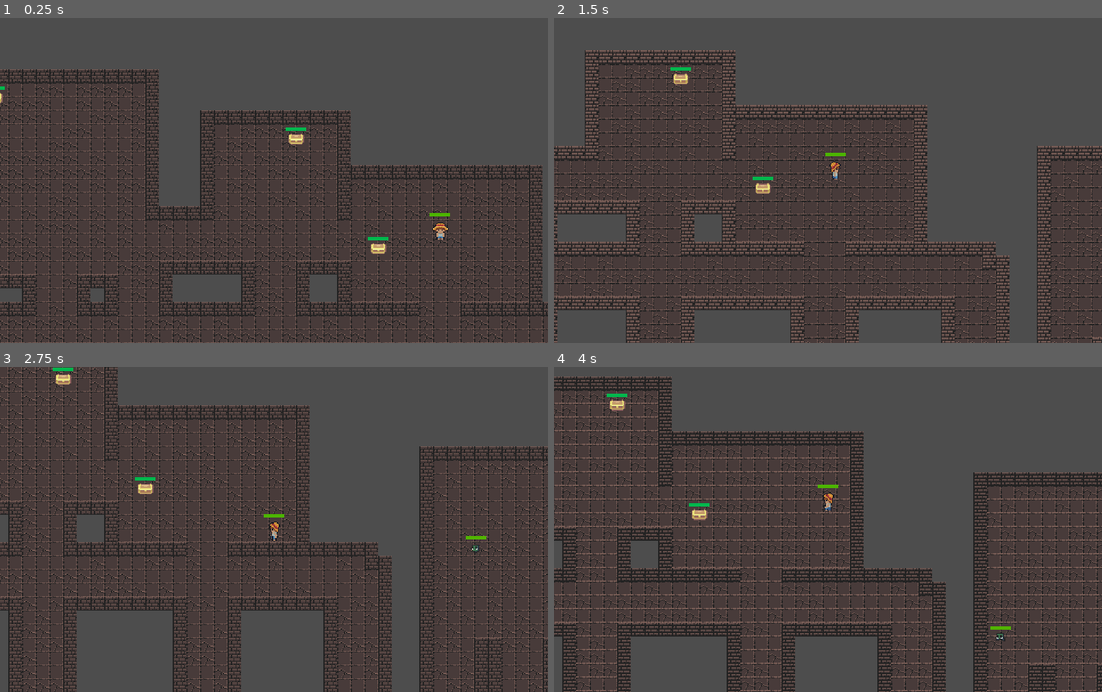
Above: before the commit, frames 1-4 (two rows, left to right).
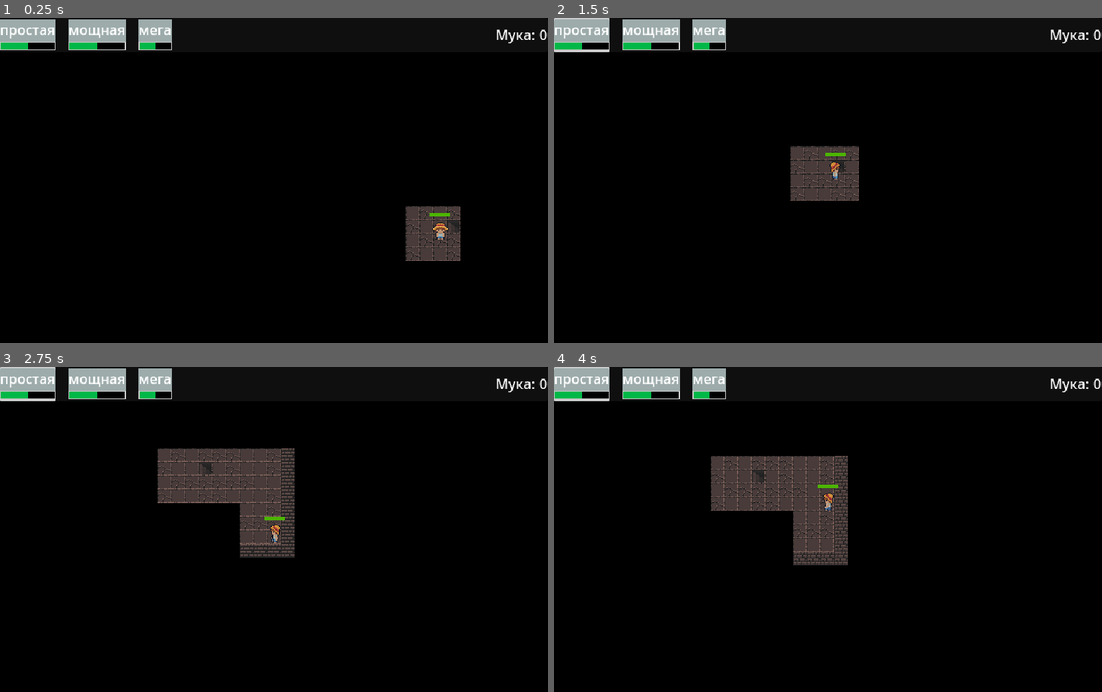
Above: after the commit, the same moments.

Repository: IlyaIgn/FirstRPG
Game: Godot game, scene res://scenes/level/level.tscn
The game is run twice, just before and just after one commit, with the same random seed, the same clock (stepped at 60 frames per second) and the same inputs.
Inputs (mouse positions are in pixels of both pictures, inside the frame that each line leads up to):
- Up to frame 1 (0.25 s): no input
- Up to frame 2 (1.5 s): click (581, 34) at 0.52 s; move the mouse to (948, 164) at 1.27 s; press the mouse at (948, 164) at 1.28 s; hold D (move_right) from 1.28 s (still down)
- Up to frame 3 (2.75 s): move the mouse to (164, 545) at 2.02 s; release D (move_right) at 2.03 s; release the mouse at (164, 545) at 2.03 s; hold S (move_down) from 2.03 s (still down); click (164, 545) at 2.1 s
- Up to frame 4 (4 s): move the mouse to (882, 458) at 2.77 s; release S (move_down) at 2.78 s; press the mouse at (882, 458) at 2.78 s; hold D (move_right) 2.78-3.53 s; move the mouse to (800, 594) at 3.52 s; release the mouse at (800, 594) at 3.53 s; hold W (move_up) from 3.53 s (still down); click (800, 594) at 3.6 s

The runs differ from the first frame. In frame 1, 98% of the frame differs, in the area x 0-100%, y 0-100%; in frame 2, 98%; in frame 3, 97%; in frame 4, 97%.

Commit message:
test ui, rotate, gates, enter

Diff:
--- a/scenes/level/level.gd
+++ b/scenes/level/level.gd
@@ -5,10 +5,13 @@
 @onready var player: CharacterBody2D = $Player
 @onready var lvl_generator: Node2D = $LvlGenerator
 
+@export var end_screen : PackedScene
+
 const SHADOW_OFF_TILE = Vector2i(24,16)
 
 func _ready() -> void:
 	lvl_generator.generate_lootbox()
+	player.healt_manager.died.connect(_on_died)
 	pass
 
 func clear_shadow():
@@ -27,3 +30,7 @@
 
 func get_new_mob_pos():
 	return lvl_generator.get_new_mob_pos()
+
+func _on_died():
+	var end_screen_instance = end_screen.instantiate()
+	get_parent().add_child(end_screen_instance)
--- a/scenes/level/level.tres
+++ b/scenes/level/level.tres
@@ -129,6 +129,7 @@
 1:6/0 = 0
 2:6/0 = 0
 3:6/0 = 0
+3:6/0/terrain_set = 0
 4:6/0 = 0
 5:6/0 = 0
 6:6/0 = 0
--- a/scenes/level/level.tscn
+++ b/scenes/level/level.tscn
@@ -1,17 +1,20 @@
-[gd_scene load_steps=9 format=3 uid="uid://ddds6n5ljheaj"]
+[gd_scene load_steps=11 format=3 uid="uid://ddds6n5ljheaj"]
 
 [ext_resource type="TileSet" uid="uid://b51c68ikrsa5l" path="res://scenes/level/level.tres" id="1_h3e3j"]
 [ext_resource type="Script" uid="uid://coek3tvtsqo2y" path="res://scenes/level/level.gd" id="1_wcngd"]
 [ext_resource type="PackedScene" uid="uid://ce2kepi2tpbxv" path="res://scenes/objects/player/Player.tscn" id="2_nbgty"]
+[ext_resource type="PackedScene" uid="uid://do6r6seeqg7h3" path="res://scenes/ui/EndScreen.tscn" id="2_sytrn"]
 [ext_resource type="PackedScene" uid="uid://cl3llyp26ag5j" path="res://scenes/objects/mob/Mob.tscn" id="3_i166f"]
 [ext_resource type="PackedScene" uid="uid://s0la73bw4xt4" path="res://scenes/managers/spawner/MobSpawner.tscn" id="3_l1x8v"]
 [ext_resource type="PackedScene" uid="uid://go7dfpq4fkic" path="res://scenes/managers/flour/flour_manager.tscn" id="5_hnne4"]
 [ext_resource type="PackedScene" uid="uid://dbkajr0njymw7" path="res://scenes/objects/lootbox/lootbox.tscn" id="6_wcngd"]
 [ext_resource type="Script" uid="uid://l2hlqu6io4jh" path="res://scenes/level/lvl_generator.gd" id="8_xv074"]
+[ext_resource type="PackedScene" uid="uid://bpuqouqmwa2e5" path="res://scenes/ui/lvl_storage/Inventory.tscn" id="10_tf2q7"]
 
 [node name="level" type="Node" node_paths=PackedStringArray("tilemap_shadow")]
 script = ExtResource("1_wcngd")
 tilemap_shadow = NodePath("TileMapLayerShadow")
+end_screen = ExtResource("2_sytrn")
 
 [node name="LvlGenerator" type="Node2D" parent="." node_paths=PackedStringArray("tilemap", "player", "tilemap_shadow")]
 script = ExtResource("8_xv074")
@@ -24,7 +27,6 @@
 tile_set = ExtResource("1_h3e3j")
 
 [node name="TileMapLayerShadow" type="TileMapLayer" parent="."]
-visible = false
 z_index = 10
 tile_set = ExtResource("1_h3e3j")
 
@@ -36,4 +38,5 @@
 
 [node name="Player" parent="." instance=ExtResource("2_nbgty")]
 position = Vector2(45, 38)
-safe_margin = 20.0
+
+[node name="Inventory" parent="." instance=ExtResource("10_tf2q7")]
--- a/scenes/level/lvl_generator.gd
+++ b/scenes/level/lvl_generator.gd
@@ -4,16 +4,17 @@
 @export var player: CharacterBody2D
 @export var lootbox: PackedScene
 @export var tilemap_shadow: TileMapLayer
-#@export var noise: FastNoiseLite
 
+const ENTER_TILE = Vector2i(5,12)
 var FLOOR_TILE = Vector2i(2,4)
 const WALL_TILE = Vector2i(1,1)
+const GATE_TILE = Vector2i(6,9)
 const SHADOW_ON_TILE = Vector2i(22,16)
 
 var main_rooms : Array[Rect2]
 const DUNGEON_WIDTH = 80
 const DUNGEON_HEIGHT = 80
-enum TileType { EMPTY, FLOOR, WALL }
+enum TileType { EMPTY, FLOOR, WALL, GATE }
 var dungeon_grid = []
 
 func _ready() -> void:
@@ -24,15 +25,9 @@
 	return Vector2i(DUNGEON_WIDTH, DUNGEON_HEIGHT)
 
 func get_new_mob_pos():
-	var player_room : Rect2
-	for room in main_rooms:
-		if room.has_point(player.position):
-			player_room = room
-
-	var room_num = randi_range(0, main_rooms.size() - 1 )
-	while main_rooms[room_num] == player_room:
-		room_num = randi_range(0, main_rooms.size() - 1)
-	return main_rooms[room_num].get_center() * 16
+	var room_num = randf_range(0, main_rooms.size()-1)
+	var spawn_pos = Vector2(main_rooms[room_num].position.x+1,main_rooms[room_num].position.y+1) * 16
+	return spawn_pos + Vector2(8,8)
 
 func generate_dungeon():
 	dungeon_grid = []
@@ -63,6 +58,7 @@
 			for iy in range(y, y + h):
 				for ix in range(x, x + w):
 					dungeon_grid[iy][ix] = TileType.FLOOR
+			dungeon_grid[y+1][x+1] = TileType.GATE
 
 			if rooms.size() > 1:
 				var prev = rooms[rooms.size() - 2].get_center()
@@ -75,22 +71,19 @@
 
 func generate_lootbox():
 	for room in main_rooms:
-		var spawn_x = randi_range(room.position.x, room.position.x + room.size.x)
-		var spawn_y = randi_range(room.position.y, room.position.y + room.size.y)
+		var spawn_x = randf_range(room.position.x + 0.5, room.position.x + room.size.x - 0.5)
+		var spawn_y = randf_range(room.position.y + 2, room.position.y + room.size.y - 0.5)
 
 		var rotate_val = 0
 
-		if spawn_x == room.position.x:
-			spawn_x += 1
+		spawn_y =  room.position.y + room.size.y - 0.5
+
+		if spawn_x == room.position.x + 0.5:
 			rotate_val = -90
-		elif spawn_x == room.position.x + room.size.x:
-			spawn_x -= 1
+		elif spawn_x == room.position.x + room.size.x - 0.5:
 			rotate_val = 90
 
-		if spawn_y == room.position.y:
-			spawn_y += 0.5
-		elif spawn_y == room.position.y + room.size.y:
-			spawn_y -= 0.5
+		if spawn_y == room.position.y + room.size.y - 0.5:
 			rotate_val = 180
 
 		var lootbox_point = Vector2(spawn_x, spawn_y)
@@ -152,19 +145,23 @@
 					tilemap.set_cell(Vector2i(x, y), 0, FLOOR_TILE)
 				TileType.WALL:
 					tilemap.set_cell(Vector2i(x, y), 0, WALL_TILE)
+				TileType.GATE:
+					tilemap.set_cell(Vector2i(x, y), 0, GATE_TILE)
 			tilemap_shadow.set_cell(Vector2i(x, y), 1, SHADOW_ON_TILE)
 
 func create_closet(lootbox_pos : Vector2, rotate_val : int = 0):
 	var lootbox_instance = lootbox.instantiate() as Node2D
 	get_parent().add_child(lootbox_instance)
 	lootbox_instance.global_position = lootbox_pos * 16
-	lootbox_instance.rotation = rotate_val
+	lootbox_instance.rotate(deg_to_rad(rotate_val))
 
 func place_player():
-	player.position = main_rooms.pick_random().get_center() * 16
+	var room_center_pos =  main_rooms.pick_random().get_center() * 16
+	player.position = room_center_pos
+	tilemap.set_cell((room_center_pos / 16) + Vector2(1,-1), 0, ENTER_TILE)
 
 func create_dungeon():
 	main_rooms = generate_dungeon()
-	place_player()
 	add_walls()
 	render_dungeon()
+	place_player()
--- a/scenes/managers/spawner/mob_spawner.gd
+++ b/scenes/managers/spawner/mob_spawner.gd
@@ -8,6 +8,6 @@
 		return
 
 	var spawn_pos = get_parent().get_new_mob_pos()
-	var enemy = mob_scene.instantiate() as Node2D
+	var enemy = mob_scene.instantiate()
 	enemy.global_position = spawn_pos
 	get_parent().add_child(enemy)
--- a/scenes/objects/mob/Mob.tscn
+++ b/scenes/objects/mob/Mob.tscn
@@ -6,13 +6,9 @@
 [ext_resource type="Texture2D" uid="uid://crw4vspxkl762" path="res://assets/Character/mobs/goblin_idle_anim_f1.png" id="3_wec7m"]
 [ext_resource type="Texture2D" uid="uid://cggmdducqq4dr" path="res://assets/Character/mobs/goblin_idle_anim_f2.png" id="4_i8tx3"]
 [ext_resource type="Texture2D" uid="uid://dn3eg1f2ll5as" path="res://assets/Character/mobs/goblin_idle_anim_f3.png" id="5_vhs1m"]
-[ext_resource type="Texture2D" uid="uid://ca2fkcvi8tdsg" path="res://assets/Character/mobs/goblin_idle_anim_f0_2.png" id="6_ufv5g"]
 [ext_resource type="Texture2D" uid="uid://yd6auxih51pl" path="res://assets/Character/mobs/goblin_run_anim_f0.png" id="6_vhs1m"]
 [ext_resource type="Texture2D" uid="uid://bqk3yiw25oqm" path="res://assets/Character/mobs/goblin_run_anim_f1.png" id="7_81as3"]
-[ext_resource type="Texture2D" uid="uid://c7h6nfjfxa3xu" path="res://assets/Character/mobs/goblin_idle_anim_f1_2.png" id="7_xka8w"]
 [ext_resource type="Texture2D" uid="uid://ga5xce470lxk" path="res://assets/Character/mobs/goblin_run_anim_f2.png" id="8_4vj78"]
-[ext_resource type="Texture2D" uid="uid://dfybop3dqt4nq" path="res://assets/Character/mobs/goblin_idle_anim_f2_2.png" id="8_onxr1"]
-[ext_resource type="Texture2D" uid="uid://dnceuguxref2o" path="res://assets/Character/mobs/goblin_idle_anim_f3_2.png" id="9_canii"]
 [ext_resource type="Texture2D" uid="uid://c3skrh5b6pgd1" path="res://assets/Character/mobs/goblin_run_anim_f3.png" id="9_j02m4"]
 
 [sub_resource type="CircleShape2D" id="CircleShape2D_u8vuu"]
@@ -42,23 +38,6 @@
 }, {
 "frames": [{
 "duration": 1.0,
-"texture": ExtResource("6_ufv5g")
-}, {
-"duration": 1.0,
-"texture": ExtResource("7_xka8w")
-}, {
-"duration": 1.0,
-"texture": ExtResource("8_onxr1")
-}, {
-"duration": 1.0,
-"texture": ExtResource("9_canii")
-}],
-"loop": true,
-"name": &"lock",
-"speed": 5.0
-}, {
-"frames": [{
-"duration": 1.0,
 "texture": ExtResource("6_vhs1m")
 }, {
 "duration": 1.0,
@@ -80,6 +59,42 @@
 
 [sub_resource type="StyleBoxFlat" id="StyleBoxFlat_ii4pw"]
 bg_color = Color(0.31918353, 0.70595515, 0, 1)
+
+[sub_resource type="Animation" id="Animation_ii4pw"]
+length = 0.001
+tracks/0/type = "value"
+tracks/0/imported = false
+tracks/0/enabled = true
+tracks/0/path = NodePath(".:scale")
+tracks/0/interp = 1
+tracks/0/loop_wrap = true
+tracks/0/keys = {
+"times": PackedFloat32Array(0),
+"transitions": PackedFloat32Array(1),
+"update": 0,
+"values": [Vector2(1, 1)]
+}
+
+[sub_resource type="Animation" id="Animation_giitt"]
+resource_name = "spawn"
+tracks/0/type = "value"
+tracks/0/imported = false
+tracks/0/enabled = true
+tracks/0/path = NodePath(".:scale")
+tracks/0/interp = 1
+tracks/0/loop_wrap = true
+tracks/0/keys = {
+"times": PackedFloat32Array(0, 1),
+"transitions": PackedFloat32Array(1.9318717, 1),
+"update": 0,
+"values": [Vector2(0, 0), Vector2(1, 1)]
+}
+
+[sub_resource type="AnimationLibrary" id="AnimationLibrary_e647x"]
+_data = {
+&"RESET": SubResource("Animation_ii4pw"),
+&"spawn": SubResource("Animation_giitt")
+}
 
 [node name="Mob" type="CharacterBody2D" groups=["Mobs"]]
 collision_layer = 0
@@ -108,7 +123,6 @@
 sprite_frames = SubResource("SpriteFrames_f1ej7")
 animation = &"idle"
 autoplay = "idle"
-frame_progress = 0.039863728
 
 [node name="Timer" type="Timer" parent="."]
 wait_time = 2.0
@@ -126,5 +140,13 @@
 
 [node name="NavigationAgent2D" type="NavigationAgent2D" parent="."]
 
+[node name="AnimationPlayer" type="AnimationPlayer" parent="."]
+libraries = {
+&"": SubResource("AnimationLibrary_e647x")
+}
+
 [connection signal="area_entered" from="Area2D" to="." method="_on_area_2d_area_entered"]
+[connection signal="animation_finished" from="AnimatedSprite2D" to="." method="_on_animated_sprite_2d_animation_finished"]
 [connection signal="timeout" from="Timer" to="." method="_on_timer_timeout"]
+[connection signal="animation_finished" from="AnimationPlayer" to="." method="_on_animation_player_animation_finished"]
+[connection signal="current_animation_changed" from="AnimationPlayer" to="." method="_on_animation_player_current_animation_changed"]
--- a/scenes/objects/mob/mob.gd
+++ b/scenes/objects/mob/mob.gd
@@ -7,38 +7,32 @@
 @export var lock_time_sec : int = 4
 @onready var healt_manager: Node2D = $HealtManager
 @onready var nav_agent: NavigationAgent2D = $NavigationAgent2D
+@onready var animation_player: AnimationPlayer = $AnimationPlayer
 
-var is_lock = false
+var is_lock = true
 
-# Called when the node enters the scene tree for the first time.
 func _ready() -> void:
 	progress_bar.max_value = healt_manager.get_max_health()
 	progress_bar.value = healt_manager.get_max_health()
 	(healt_manager as HealtManager).died.connect(_on_died)
 	(healt_manager as HealtManager).health_change.connect(_on_healt_change)
+	animation_player.play("spawn")
 	pass # Replace with function body.
 
-# Called every frame. 'delta' is the elapsed time since the previous frame.
 func _process(delta: float) -> void:
+	if is_lock:
+		return
+
 	var player = get_tree().get_first_node_in_group("Player") as Node2D
+	if not player:
+		return
+
 	nav_agent.target_position=player.global_position
-	#if need_lock and is_lock:
-		#return
-		#
-	#var direction = move_player()
-	#if direction:
-		#velocity = direction * speed
-		#play_animation(direction)
-		#move_and_slide()
-
-#func move_player():
-	#var player = get_tree().get_first_node_in_group("Player") as Node2D
-	#if player:
-		#return Vector2(player.global_position - global_position).normalized()
-	#else:
-		#return
 
 func _physics_process(delta: float) -> void:
+	if is_lock:
+		return
+
 	if NavigationServer2D.map_get_iteration_id(nav_agent.get_navigation_map()) == 0:
 		return
 
@@ -54,7 +48,6 @@
 	velocity = direction_to_target * speed
 	nav_agent.velocity = direction_to_target * speed
 	move_and_slide()
-
 
 func play_animation(direction: Vector2):
 	var animation_sprite : AnimatedSprite2D = get_node("AnimatedSprite2D")
@@ -92,3 +85,7 @@
 func _on_died() -> void:
 	queue_free()
 	pass # Replace with function body.
+
+func _on_animation_player_animation_finished(anim_name: StringName) -> void:
+	if anim_name == "spawn":
+		is_lock = false;
--- a/scenes/objects/player/Player.tscn
+++ b/scenes/objects/player/Player.tscn
@@ -156,7 +156,7 @@
 nav_agent = NodePath("NavigationAgent2D")
 
 [node name="HealtManager" parent="." instance=ExtResource("2_01b03")]
-max_health = 100
+max_health = 50
 
 [node name="Area2D" type="Area2D" parent="."]
 collision_layer = 17
--- a/scenes/objects/player/player.gd
+++ b/scenes/objects/player/player.gd
@@ -1,4 +1,5 @@
 extends CharacterBody2D
+
 
 @onready var progress_bar: ProgressBar = $ProgressBar
 @onready var healt_manager: Node2D = $HealtManager
@@ -79,5 +80,6 @@
 	pass # Replace with function body.
 
 func _on_died() -> void:
+
 	queue_free()
 	pass # Replace with function body.
--- /dev/null
+++ b/scenes/ui/EndScreen.tscn
@@ -0,0 +1,46 @@
+[gd_scene load_steps=2 format=3 uid="uid://do6r6seeqg7h3"]
+
+[ext_resource type="Script" uid="uid://sch2m5sw7i3s" path="res://scenes/ui/end_screen.gd" id="1_1ad5n"]
+
+[node name="EndScreen" type="CanvasLayer"]
+process_mode = 3
+script = ExtResource("1_1ad5n")
+
+[node name="MarginContainer" type="MarginContainer" parent="."]
+anchors_preset = 15
+anchor_right = 1.0
+anchor_bottom = 1.0
+grow_horizontal = 2
+grow_vertical = 2
+
+[node name="PanelContainer" type="PanelContainer" parent="MarginContainer"]
+layout_mode = 2
+size_flags_horizontal = 4
+size_flags_vertical = 4
+
+[node name="MarginContainer" type="MarginContainer" parent="MarginContainer/PanelContainer"]
+custom_minimum_size = Vector2(200, 150)
+layout_mode = 2
+theme_override_constants/margin_left = 20
+theme_override_constants/margin_top = 20
+theme_override_constants/margin_right = 20
+theme_override_constants/margin_bottom = 20
+
+[node name="VBoxContainer" type="VBoxContainer" parent="MarginContainer/PanelContainer/MarginContainer"]
+layout_mode = 2
+
+[node name="NameLbl" type="Label" parent="MarginContainer/PanelContainer/MarginContainer/VBoxContainer"]
+layout_mode = 2
+size_flags_horizontal = 4
+text = "Game Over"
+
+[node name="RestartBtn" type="Button" parent="MarginContainer/PanelContainer/MarginContainer/VBoxContainer"]
+layout_mode = 2
+text = "Restart"
+
+[node name="QuitBtn" type="Button" parent="MarginContainer/PanelContainer/MarginContainer/VBoxContainer"]
+layout_mode = 2
+text = "Quit"
+
+[connection signal="pressed" from="MarginContainer/PanelContainer/MarginContainer/VBoxContainer/RestartBtn" to="." method="_on_restart_btn_pressed"]
+[connection signal="pressed" from="MarginContainer/PanelContainer/MarginContainer/VBoxContainer/QuitBtn" to="." method="_on_quit_btn_pressed"]
--- /dev/null
+++ b/scenes/ui/end_screen.gd
@@ -0,0 +1,16 @@
+extends CanvasLayer
+class_name EndScreen
+
+func _ready() -> void:
+	get_tree().paused = true
+
+func _on_restart_btn_pressed() -> void:
+	get_tree().paused = false
+	get_tree().change_scene_to_file("res://scenes/level/level.tscn")
+	queue_free()
+	pass # Replace with function body.
+
+
+func _on_quit_btn_pressed() -> void:
+	get_tree().quit()
+	pass # Replace with function body.as
--- /dev/null
+++ b/scenes/ui/lvl_storage/Inventory.tscn
@@ -0,0 +1,126 @@
+[gd_scene load_steps=5 format=3 uid="uid://bpuqouqmwa2e5"]
+
+[ext_resource type="Script" uid="uid://cuemw06nl21uc" path="res://scenes/ui/lvl_storage/label.gd" id="1_eluca"]
+
+[sub_resource type="StyleBoxFlat" id="StyleBoxFlat_h0ljs"]
+bg_color = Color(0.6157306, 0.6724, 0.67024416, 1)
+
+[sub_resource type="StyleBoxFlat" id="StyleBoxFlat_eehlc"]
+bg_color = Color(0, 0, 0, 1)
+border_width_left = 1
+border_width_top = 1
+border_width_right = 1
+border_width_bottom = 1
+border_color = Color(0.8217887, 0.8217887, 0.8217885, 1)
+
+[sub_resource type="StyleBoxFlat" id="StyleBoxFlat_eluca"]
+bg_color = Color(0, 0.72253454, 0.28125608, 1)
+border_width_left = 1
+border_width_top = 1
+border_width_bottom = 1
+
+[node name="Inventory" type="CanvasLayer"]
+
+[node name="MarginContainer" type="MarginContainer" parent="."]
+anchors_preset = 15
+anchor_right = 1.0
+anchor_bottom = 1.0
+grow_horizontal = 2
+grow_vertical = 2
+
+[node name="PanelContainer" type="PanelContainer" parent="MarginContainer"]
+layout_mode = 2
+size_flags_vertical = 0
+
+[node name="MarginContainer" type="MarginContainer" parent="MarginContainer/PanelContainer"]
+custom_minimum_size = Vector2(250, 40)
+layout_mode = 2
+
+[node name="HBoxContainer" type="HBoxContainer" parent="MarginContainer/PanelContainer/MarginContainer"]
+layout_mode = 2
+theme_override_constants/separation = 15
+
+[node name="MarginContainer" type="MarginContainer" parent="MarginContainer/PanelContainer/MarginContainer/HBoxContainer"]
+clip_contents = true
+layout_mode = 2
+theme_override_constants/margin_top = 2
+theme_override_constants/margin_bottom = 2
+
+[node name="first_attack" type="Button" parent="MarginContainer/PanelContainer/MarginContainer/HBoxContainer/MarginContainer"]
+layout_mode = 2
+theme_override_styles/normal = SubResource("StyleBoxFlat_h0ljs")
+
+[node name="Label" type="Label" parent="MarginContainer/PanelContainer/MarginContainer/HBoxContainer/MarginContainer"]
+layout_mode = 2
+size_flags_vertical = 0
+text = "простая"
+
+[node name="ProgressBar" type="ProgressBar" parent="MarginContainer/PanelContainer/MarginContainer/HBoxContainer/MarginContainer"]
+custom_minimum_size = Vector2(0, 10)
+layout_mode = 2
+size_flags_vertical = 8
+theme_override_styles/background = SubResource("StyleBoxFlat_eehlc")
+theme_override_styles/fill = SubResource("StyleBoxFlat_eluca")
+value = 50.0
+show_percentage = false
+
+[node name="MarginContainer2" type="MarginContainer" parent="MarginContainer/PanelContainer/MarginContainer/HBoxContainer"]
+clip_contents = true
+layout_mode = 2
+theme_override_constants/margin_top = 2
+theme_override_constants/margin_bottom = 2
+
+[node name="first_attack" type="Button" parent="MarginContainer/PanelContainer/MarginContainer/HBoxContainer/MarginContainer2"]
+layout_mode = 2
+theme_override_styles/normal = SubResource("StyleBoxFlat_h0ljs")
+
+[node name="Label" type="Label" parent="MarginContainer/PanelContainer/MarginContainer/HBoxContainer/MarginContainer2"]
+layout_mode = 2
+size_flags_vertical = 0
+text = "мощная"
+
+[node name="ProgressBar" type="ProgressBar" parent="MarginContainer/PanelContainer/MarginContainer/HBoxContainer/MarginContainer2"]
+custom_minimum_size = Vector2(0, 10)
+layout_mode = 2
+size_flags_vertical = 8
+theme_override_styles/background = SubResource("StyleBoxFlat_eehlc")
+theme_override_styles/fill = SubResource("StyleBoxFlat_eluca")
+value = 50.0
+show_percentage = false
+
+[node name="MarginContainer3" type="MarginContainer" parent="MarginContainer/PanelContainer/MarginContainer/HBoxContainer"]
+clip_contents = true
+layout_mode = 2
+theme_override_constants/margin_top = 2
+theme_override_constants/margin_bottom = 2
+
+[node name="first_attack" type="Button" parent="MarginContainer/PanelContainer/MarginContainer/HBoxContainer/MarginContainer3"]
+layout_mode = 2
+theme_override_styles/normal = SubResource("StyleBoxFlat_h0ljs")
+
+[node name="Label" type="Label" parent="MarginContainer/PanelContainer/MarginContainer/HBoxContainer/MarginContainer3"]
+layout_mode = 2
+size_flags_vertical = 0
+text = "мега"
+
+[node name="ProgressBar" type="ProgressBar" parent="MarginContainer/PanelContainer/MarginContainer/HBoxContainer/MarginContainer3"]
+custom_minimum_size = Vector2(0, 10)
+layout_mode = 2
+size_flags_vertical = 8
+theme_override_styles/background = SubResource("StyleBoxFlat_eehlc")
+theme_override_styles/fill = SubResource("StyleBoxFlat_eluca")
+value = 50.0
+show_percentage = false
+
+[node name="HBoxContainer2" type="HBoxContainer" parent="MarginContainer/PanelContainer/MarginContainer"]
+layout_mode = 2
+size_flags_horizontal = 8
+
+[node name="Label2" type="Label" parent="MarginContainer/PanelContainer/MarginContainer/HBoxContainer2"]
+layout_mode = 2
+text = "Мука:"
+
+[node name="Label" type="Label" parent="MarginContainer/PanelContainer/MarginContainer/HBoxContainer2"]
+layout_mode = 2
+text = "0"
+script = ExtResource("1_eluca")
--- /dev/null
+++ b/scenes/ui/lvl_storage/label.gd
@@ -0,0 +1,15 @@
+extends Label
+
+var flour_count = 0
+
+# Called when the node enters the scene tree for the first time.
+func _ready() -> void:
+	Global.flour_collected.connect(_on_flour_change)
+	pass # Replace with function body.
+
+
+# Called every frame. 'delta' is the elapsed time since the previous frame.
+func _on_flour_change(_flour_count):
+	flour_count += _flour_count
+	text = str(flour_count)
+	pass
Not shown: 1 places in scenes/objects/mob/Mob.tscn that only renumber resources
Not shown, added: scenes/ui/end_screen.gd.uid
Not shown, added: scenes/ui/lvl_storage/label.gd.uid
